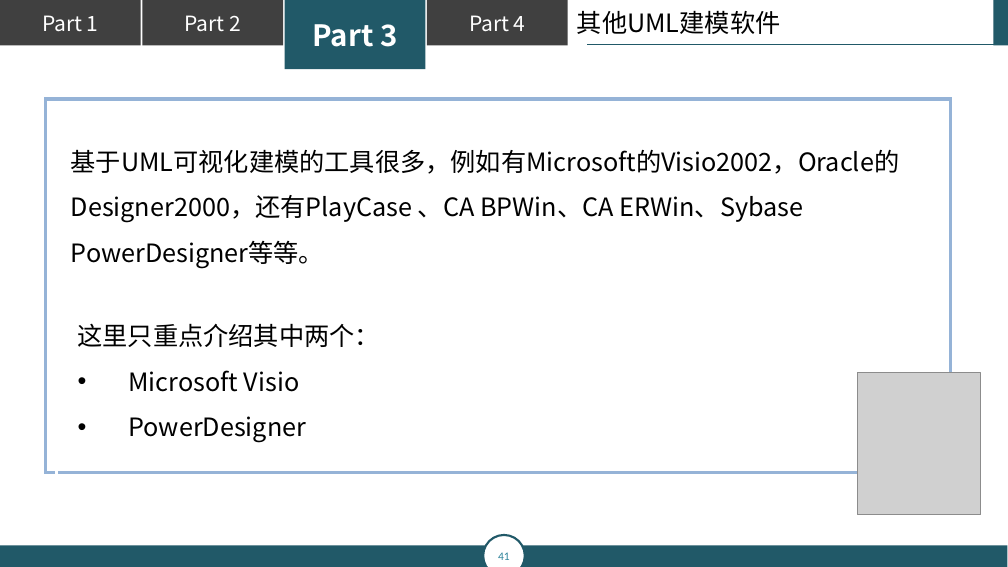
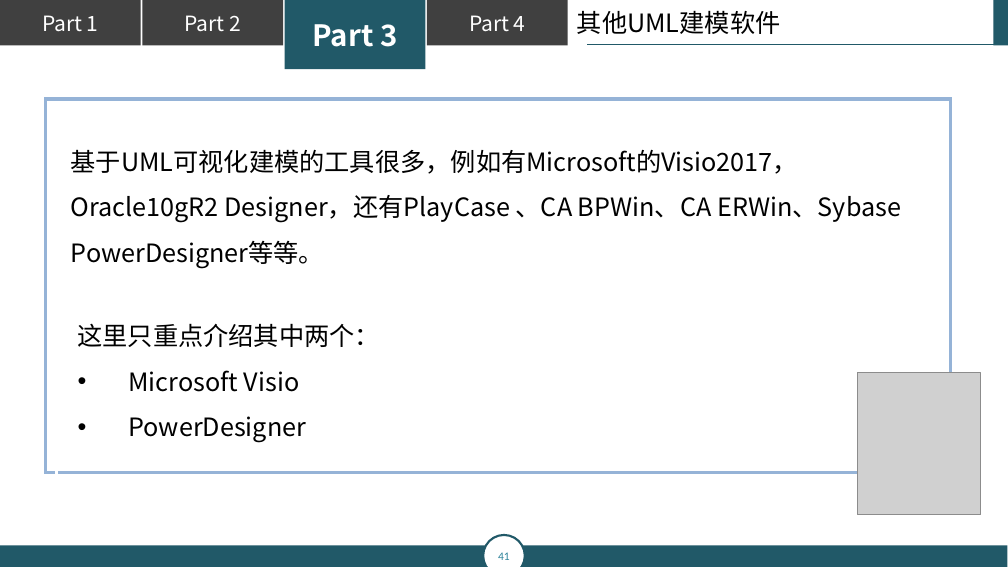
Before and after one commit to popopoi/PRD2018-G07, a slide deck: slide 41 of 翻转课堂PPT/PRD2018-G07-第五周翻转课堂PPT.pptx. Drawn at 1008x567 pixels with LibreOffice and Linux fonts; fonts in the diff are those of the drawing; grey boxes stand for pictures. Boxes give left, top, right and bottom in pixels: in the first picture for what was removed or moved away, otherwise in the second. Text is boxed around its words. In the diff, an @@ line names an element or a change of style, - is before the commit and + after.

```diff
--- a/翻转课堂PPT/PRD2018-G07-第五周翻转课堂PPT.pptx
+++ b/翻转课堂PPT/PRD2018-G07-第五周翻转课堂PPT.pptx
@@ text at bbox=[71, 149, 901, 269]: text changed @@
-基于UML可视化建模的工具很多，例如有Microsoft的Visio2002，Oracle的Designer2000，还有PlayCase 、CA BPWin、CA ERWin、Sybase PowerDesigner等等。
+基于UML可视化建模的工具很多，例如有Microsoft的Visio2017，Oracle10gR2 Designer，还有PlayCase 、CA BPWin、CA ERWin、Sybase PowerDesigner等等。
```
Also in this commit, not shown: 5 other slides changed, 2 slides added.
